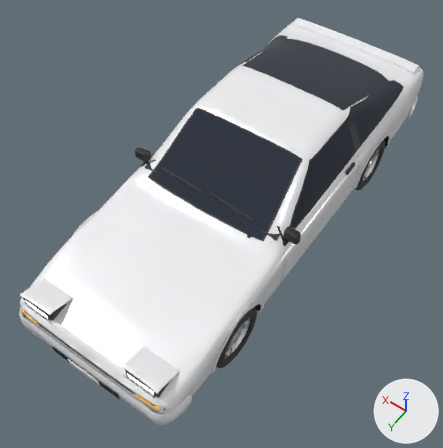
A saved change to the glTF model cars/180sx.glb.
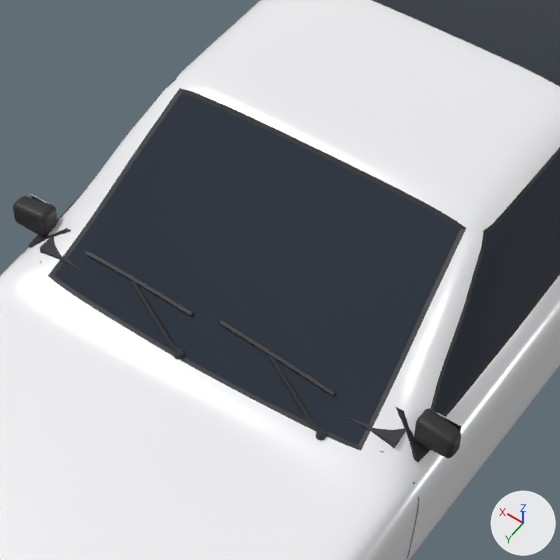
The first picture shows the older version from a 50 mm camera at (-2.14, 3.4, 5.02) aimed at (-0.02, 0.43, 0.35). The close-ups show the older and then the newer version on the part from 29% to 76% of the width and 17% to 63% of the height of that picture. Only the edits that show in the close-ups are written down. Every picture has the same lights, and +X, +Y and +Z are marked at lower right. Vertices at exactly the same position are counted once.

The older version as bpy lines, for what is in view:
```python
me_shell_001 = bpy.data.meshes.new('Shell.001')
me_shell_001.from_pydata(...)  # 43329 vertices, 84936 faces; spans x -0.89..0.89, y -2.33..2.33, z 0.21..1.27
me_shell_001.materials.append(mat_paint)  # white #f6f6f8
me_shell_001.materials.append(mat_glass)  # dark blue #303845
me_shell_001.materials.append(mat_trim)  # black #272729
me_shell_001.materials.append(mat_well)  # black #1d1d1f
me_shell_001.materials.append(mat_interior)  # dark grey #38383c
me_shell_001.materials.append(mat_amber)  # orange #f9b33f, glowing brown #aa7600
me_shell_001.materials.append(mat_reverse)  # light grey #ced1d4
me_shell_001.materials.append(mat_tail)  # red #c42727, glowing red #ff3f30
me_shell_001.materials.append(mat_chrome)  # white #ededf0
me_shell_001.materials.append(mat_plate)  # white #f7f7f1
ob_body = bpy.data.objects.new('Body', me_shell_001)
ob_body.location = (0.0, 0.0, 0.0)
```
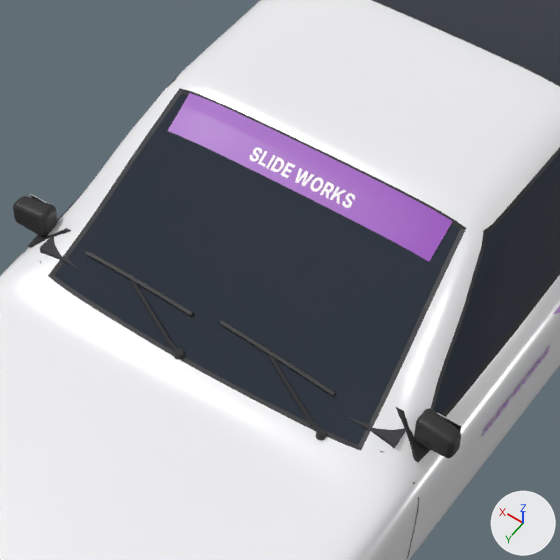
The change, as a list of edits to the scene's bpy script:
```text
Add mat_decal_661e99:
    mat_decal_661e99 = principled_material('Decal_661e99')
    mat_decal_661e99.base_color = (0.4, 0.12, 0.6)  # purple #aa61cb
    mat_decal_661e99.roughness = 0.35
Add mat_decal_f4f4f2:
    mat_decal_f4f4f2 = principled_material('Decal_f4f4f2')
    mat_decal_f4f4f2.base_color = (0.96, 0.96, 0.95)  # white #fafaf9
    mat_decal_f4f4f2.roughness = 0.35
Add mat_decal_59198c:
    mat_decal_59198c = principled_material('Decal_59198c')
    mat_decal_59198c.base_color = (0.35, 0.1, 0.55)  # purple #a059c4
    mat_decal_59198c.roughness = 0.35
Change me_shell_001:
    used by ob_body; location = (0.0, 0.0, 0.0)
    remove me_shell_001.from_pydata(...)  # 43329 vertices, 84936 faces; spans x -0.89..0.89, y -2.33..2.33, z 0.21..1.27
    add me_shell_001.from_pydata(...)  # 44520 vertices, 86289 faces; spans x -0.89..0.89, y -2.33..2.33, z 0.21..1.27
    me_shell_001 part 1: 726 vertices added at x -0.85..0.52, y -1.83..0.24, z 0.58..1.24
    other edits to the shape of me_shell_001 do not show in these pictures
    add me_shell_001.materials.append(mat_decal_59198c)  # purple #a059c4
    add me_shell_001.materials.append(mat_decal_f4f4f2)  # white #fafaf9
    add me_shell_001.materials.append(mat_decal_661e99)  # purple #aa61cb
```

Where the change shows, as pixel boxes [x1, y1, x2, y2] in the close-ups (560 x 560 px):
part 1 of me_shell_001, added: after [168, 93, 560, 437]
